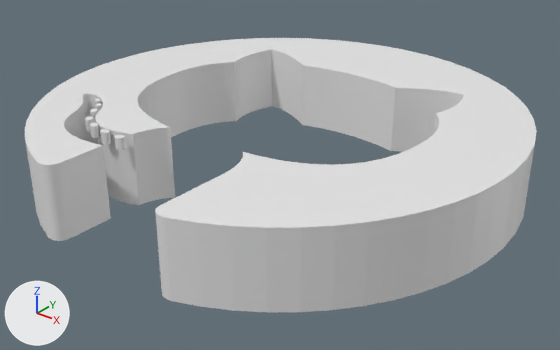
The glTF model public/githubLogo.glb, before and after one commit.
Before and after are seen from a 50 mm lens placed at (1.823, -2.355, 1.26), pointed at (0.017, -0.097, -0.14). Arrows for +X, +Y and +Z are at lower left; the lights stay in place. Where no turn or scale is listed for an object, it has been applied to the vertices. Vertices at the same position are counted once.
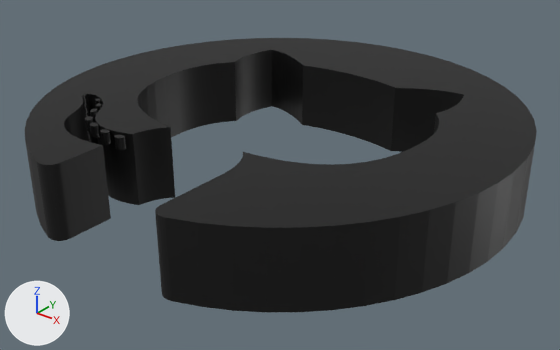
Boxes (x1, y1, x2, y2) around the edits, measured in the pictures (560 x 350 px):
'Curve', reshaped
    before: (25, 38, 537, 312)
    after: (24, 38, 537, 313)
'Curve.002', recoloured (grey to black)
    both: (85, 99, 126, 150)
part 1 of me_curve, built on
    before: (35, 40, 524, 296)
    after: (24, 38, 537, 313)
part 2 of me_curve, recoloured (white to black)
    both: (298, 39, 487, 151)

The change, as a list of edits to the scene's bpy script:
```text
Add mat_material_001:
    mat_material_001 = principled_material('Material.001')
    mat_material_001.base_color = (0.0, 0.0, 0.0)  # black #000000
Change me_curve:
    used by ob_curve; location = (-1.0, -1.0, 0.146)
    remove me_curve.from_pydata(...)  # 600 vertices, 1196 faces; spans x 0.0..1.98, y 0.0..1.93, z -0.3..0.0
    add me_curve.from_pydata(...)  # 1798 vertices, 1196 faces; spans x 0.0..1.98, y 0.0..1.93, z -0.3..0.0
    me_curve part 1: 16 vertices moved within x 0.28..1.25, y 0.01..1.52, z -0.3..0.0; 1198 vertices added at x 0.0..1.98, y 0.0..1.93, z -0.3..0.0
    me_curve part 2: 20 faces spanning x 0.0..1.62, y 0.05..1.85, z -0.3..0.0 switch from no material to mat_material_001 (black #000000)
Change me_curve_002:
    where me_curve_002.from_pydata(...)  # 188 vertices, 348 faces; spans x 0.344..0.746, y 0.312..0.539, z -0.047..0.0
    add me_curve_002.materials.append(mat_material_001)  # black #000000
```
